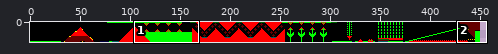
Sprite sheet: src/lx/ledgeo/maps/Level5.png. The first picture is a wide view before the edit; the outline marks the close-up.
Close-up. First the earlier version:
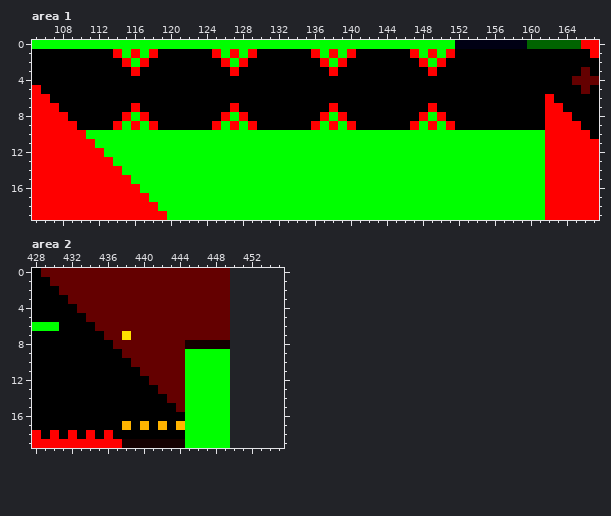
The file is 450x20 pixels. Shown: area 1: x 105..167, y 0..19; area 2: x 428..455, y 0..19. The old version is drawn lined up with the new one, on the new canvas. The commit also changed other parts of the picture, which this record leaves out.
And afterwards:
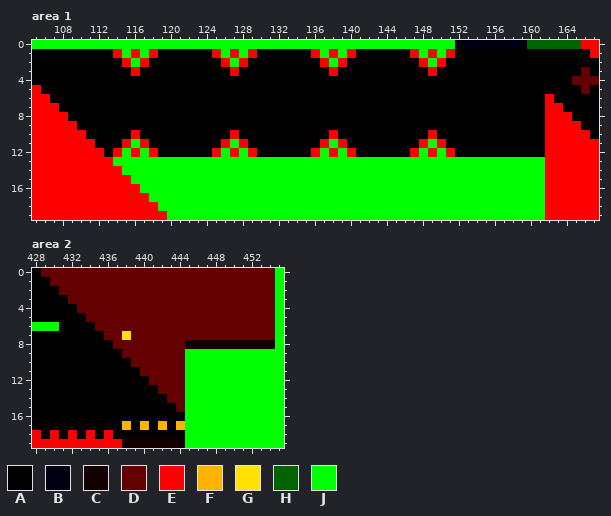
Palette (. is transparent): A #000000  B #000014  C #140000  D #640000  E #ff0000  F #ffb300  G #ffe100  H #006400  J #00ff00
Change:
canvas 450x20 -> 456x20
--- area 1
@@ x 105..167 @@
  6 EEAAAAAAAAAAAAAAAAAAAAAAAAAAAAAAAAAAAAAAAAAAAAAAAAAAAAAAAEAAAAA
- 7 EEEAAAAAAAAEAAAAAAAAAAEAAAAAAAAAAEAAAAAAAAAAEAAAAAAAAAAAAEEAAAA
- 8 EEEEAAAAAAEJEAAAAAAAAEJEAAAAAAAAEJEAAAAAAAAEJEAAAAAAAAAAAEEEAAA
- 9 EEEEEAAAAEJEJEAAAAAAEJEJEAAAAAAEJEJEAAAAAAEJEJEAAAAAAAAAAEEEEAA
-10 EEEEEEJJJJJJJJJJJJJJJJJJJJJJJJJJJJJJJJJJJJJJJJJJJJJJJJJJJEEEEEA
-11 EEEEEEEJJJJJJJJJJJJJJJJJJJJJJJJJJJJJJJJJJJJJJJJJJJJJJJJJJEEEEEE
-12 EEEEEEEEJJJJJJJJJJJJJJJJJJJJJJJJJJJJJJJJJJJJJJJJJJJJJJJJJEEEEEE
+ 7 EEEAAAAAAAAAAAAAAAAAAAAAAAAAAAAAAAAAAAAAAAAAAAAAAAAAAAAAAEEAAAA
+ 8 EEEEAAAAAAAAAAAAAAAAAAAAAAAAAAAAAAAAAAAAAAAAAAAAAAAAAAAAAEEEAAA
+ 9 EEEEEAAAAAAAAAAAAAAAAAAAAAAAAAAAAAAAAAAAAAAAAAAAAAAAAAAAAEEEEAA
+10 EEEEEEAAAAAEAAAAAAAAAAEAAAAAAAAAAEAAAAAAAAAAEAAAAAAAAAAAAEEEEEA
+11 EEEEEEEAAAEJEAAAAAAAAEJEAAAAAAAAEJEAAAAAAAAEJEAAAAAAAAAAAEEEEEE
+12 EEEEEEEEAEJEJEAAAAAAEJEJEAAAAAAEJEJEAAAAAAEJEJEAAAAAAAAAAEEEEEE
 13 EEEEEEEEEJJJJJJJJJJJJJJJJJJJJJJJJJJJJJJJJJJJJJJJJJJJJJJJJEEEEEE
--- area 2
@@ x 448..455 @@
- 0 DD......
- 1 DD......
- 2 DD......
- 3 DD......
- 4 DD......
- 5 DD......
- 6 DD......
- 7 DD......
- 8 CC......
- 9 JJ......
-10 JJ......
-11 JJ......
-12 JJ......
-13 JJ......
-14 JJ......
-15 JJ......
-16 JJ......
-17 JJ......
-18 JJ......
-19 JJ......
+ 0 DDDDDDDJ
+ 1 DDDDDDDJ
+ 2 DDDDDDDJ
+ 3 DDDDDDDJ
+ 4 DDDDDDDJ
+ 5 DDDDDDDJ
+ 6 DDDDDDDJ
+ 7 DDDDDDDJ
+ 8 CCCCCCCJ
+ 9 JJJJJJJJ
+10 JJJJJJJJ
+11 JJJJJJJJ
+12 JJJJJJJJ
+13 JJJJJJJJ
+14 JJJJJJJJ
+15 JJJJJJJJ
+16 JJJJJJJJ
+17 JJJJJJJJ
+18 JJJJJJJJ
+19 JJJJJJJJ
Where, in picture pixels (left, top, right, bottom), the same in both close-ups:
changed: (86, 103, 545, 157)
added: (230, 268, 284, 448)
